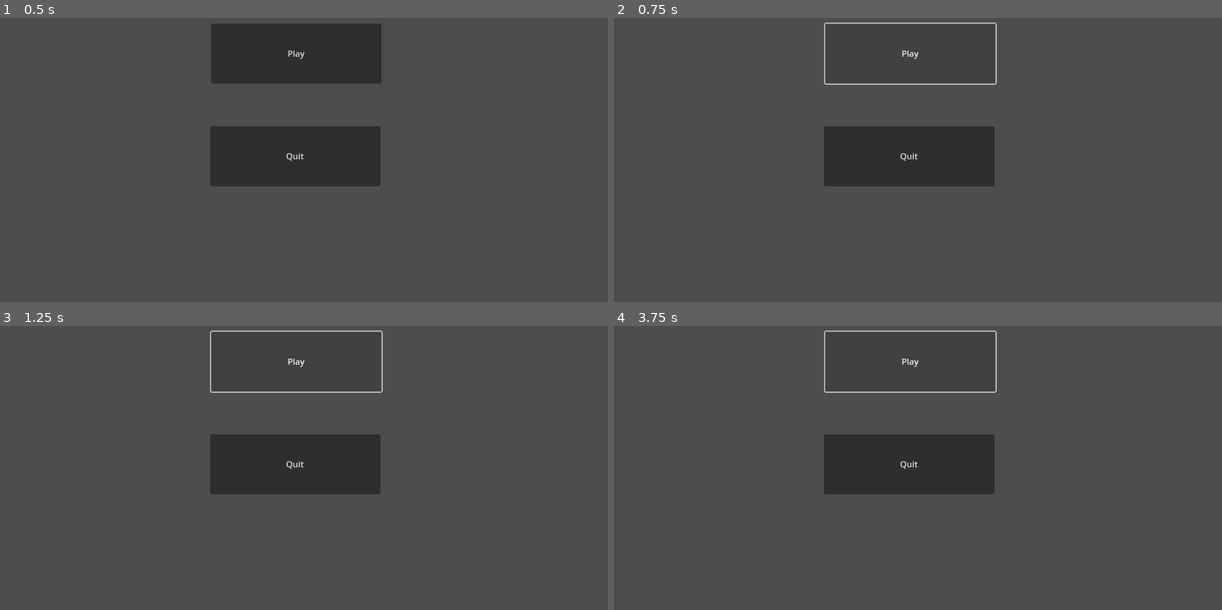
Above: before the commit, frames 1-4 (two rows, left to right).
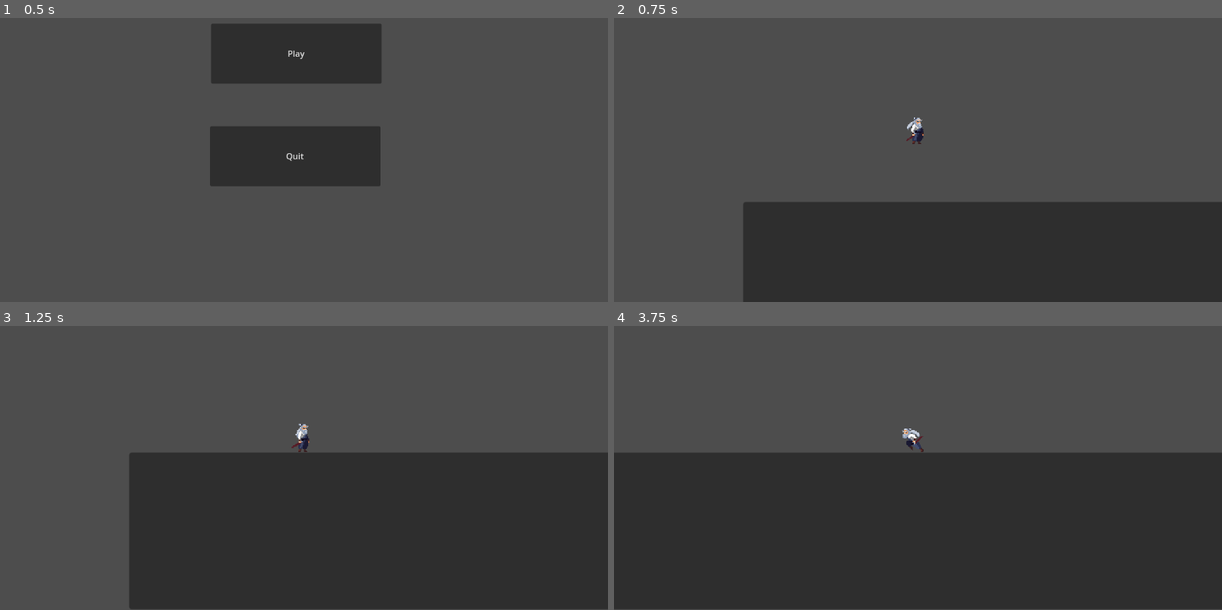
Above: after the commit, the same moments.

Repository: lukaszavadil1/AK8POGame
Game: Godot game, scene res://main.tscn
Two runs of this game, one before a commit and one after it. Both use one fixed random seed, a clock stepped at 60 frames per second and the inputs below.
Inputs (mouse positions are in pixels of both pictures, inside the frame that each line leads up to):
- Up to frame 1 (0.5 s): no input
- Up to frame 2 (0.75 s): click "Play" at 0.5 s
- Up to frame 3 (1.25 s): no input
- Up to frame 4 (3.75 s): click (911, 362) at 1.25 s, where only the run before the commit has a clickable "Play"; tap Enter (ui_accept) at 2, 2.1, 2.27, 2.57, 2.85, 3.02, 3.32, 3.6 s; hold Right (ui_right) 2.03-3.53 s; hold Left (ui_left) from 3.53 s (still down)

Frame 1 is identical in both runs. In frame 2, 34% of the frame differs, in the area x 21-100%, y 1-100%; in frame 3, 41%; in frame 4, 53%, in the area x 0-100%, y 1-100%.

Commit message:
Added samurai with basic movement animations + level one raw scene

Diff:
--- /dev/null
+++ b/src/Player/Player.tscn
@@ -0,0 +1,395 @@
+[gd_scene load_steps=49 format=3 uid="uid://cgvx2krfwaorl"]
+
+[ext_resource type="Texture2D" uid="uid://nx047m7lftk4" path="res://Samurai-assets/ATTACK 1.png" id="1_3qydi"]
+[ext_resource type="Script" uid="uid://c0rjavsjk7wcq" path="res://Player/player.gd" id="1_q3lat"]
+[ext_resource type="Texture2D" uid="uid://5uc03sgdgvrf" path="res://Samurai-assets/HURT.png" id="3_8g4oa"]
+[ext_resource type="Texture2D" uid="uid://dxb1s35l1rp7w" path="res://Samurai-assets/IDLE.png" id="4_6ysni"]
+[ext_resource type="Texture2D" uid="uid://3khdi6566bam" path="res://Samurai-assets/RUN.png" id="5_vlldt"]
+
+[sub_resource type="CapsuleShape2D" id="CapsuleShape2D_q3lat"]
+radius = 5.0
+height = 32.0
+
+[sub_resource type="AtlasTexture" id="AtlasTexture_tok1r"]
+atlas = ExtResource("1_3qydi")
+region = Rect2(0, 0, 96, 96)
+
+[sub_resource type="AtlasTexture" id="AtlasTexture_ddoul"]
+atlas = ExtResource("1_3qydi")
+region = Rect2(96, 0, 96, 96)
+
+[sub_resource type="AtlasTexture" id="AtlasTexture_8g4oa"]
+atlas = ExtResource("1_3qydi")
+region = Rect2(192, 0, 96, 96)
+
+[sub_resource type="AtlasTexture" id="AtlasTexture_6ysni"]
+atlas = ExtResource("1_3qydi")
+region = Rect2(288, 0, 96, 96)
+
+[sub_resource type="AtlasTexture" id="AtlasTexture_vlldt"]
+atlas = ExtResource("1_3qydi")
+region = Rect2(384, 0, 96, 96)
+
+[sub_resource type="AtlasTexture" id="AtlasTexture_s1rgi"]
+atlas = ExtResource("1_3qydi")
+region = Rect2(480, 0, 96, 96)
+
+[sub_resource type="AtlasTexture" id="AtlasTexture_j23h2"]
+atlas = ExtResource("1_3qydi")
+region = Rect2(576, 0, 96, 96)
+
+[sub_resource type="AtlasTexture" id="AtlasTexture_0j2ni"]
+atlas = ExtResource("3_8g4oa")
+region = Rect2(0, 0, 96, 96)
+
+[sub_resource type="AtlasTexture" id="AtlasTexture_v0k0e"]
+atlas = ExtResource("3_8g4oa")
+region = Rect2(96, 0, 96, 96)
+
+[sub_resource type="AtlasTexture" id="AtlasTexture_5wa8t"]
+atlas = ExtResource("3_8g4oa")
+region = Rect2(192, 0, 96, 96)
+
+[sub_resource type="AtlasTexture" id="AtlasTexture_p7tob"]
+atlas = ExtResource("3_8g4oa")
+region = Rect2(288, 0, 96, 96)
+
+[sub_resource type="AtlasTexture" id="AtlasTexture_dm7nj"]
+atlas = ExtResource("4_6ysni")
+region = Rect2(0, 0, 96, 96)
+
+[sub_resource type="AtlasTexture" id="AtlasTexture_3mea3"]
+atlas = ExtResource("4_6ysni")
+region = Rect2(96, 0, 96, 96)
+
+[sub_resource type="AtlasTexture" id="AtlasTexture_7v5gs"]
+atlas = ExtResource("4_6ysni")
+region = Rect2(192, 0, 96, 96)
+
+[sub_resource type="AtlasTexture" id="AtlasTexture_8sa4y"]
+atlas = ExtResource("4_6ysni")
+region = Rect2(288, 0, 96, 96)
+
+[sub_resource type="AtlasTexture" id="AtlasTexture_3nb2p"]
+atlas = ExtResource("4_6ysni")
+region = Rect2(384, 0, 96, 96)
+
+[sub_resource type="AtlasTexture" id="AtlasTexture_d7xyo"]
+atlas = ExtResource("4_6ysni")
+region = Rect2(480, 0, 96, 96)
+
+[sub_resource type="AtlasTexture" id="AtlasTexture_evw08"]
+atlas = ExtResource("4_6ysni")
+region = Rect2(576, 0, 96, 96)
+
+[sub_resource type="AtlasTexture" id="AtlasTexture_roy6y"]
+atlas = ExtResource("4_6ysni")
+region = Rect2(672, 0, 96, 96)
+
+[sub_resource type="AtlasTexture" id="AtlasTexture_u5tep"]
+atlas = ExtResource("4_6ysni")
+region = Rect2(768, 0, 96, 96)
+
+[sub_resource type="AtlasTexture" id="AtlasTexture_ps8ct"]
+atlas = ExtResource("4_6ysni")
+region = Rect2(864, 0, 96, 96)
+
+[sub_resource type="AtlasTexture" id="AtlasTexture_7uipr"]
+atlas = ExtResource("5_vlldt")
+region = Rect2(0, 0, 96, 96)
+
+[sub_resource type="AtlasTexture" id="AtlasTexture_yifbt"]
+atlas = ExtResource("5_vlldt")
+region = Rect2(96, 0, 96, 96)
+
+[sub_resource type="AtlasTexture" id="AtlasTexture_s0mko"]
+atlas = ExtResource("5_vlldt")
+region = Rect2(192, 0, 96, 96)
+
+[sub_resource type="AtlasTexture" id="AtlasTexture_hqjia"]
+atlas = ExtResource("5_vlldt")
+region = Rect2(288, 0, 96, 96)
+
+[sub_resource type="AtlasTexture" id="AtlasTexture_x70vp"]
+atlas = ExtResource("5_vlldt")
+region = Rect2(384, 0, 96, 96)
+
+[sub_resource type="AtlasTexture" id="AtlasTexture_wo5nf"]
+atlas = ExtResource("5_vlldt")
+region = Rect2(480, 0, 96, 96)
+
+[sub_resource type="AtlasTexture" id="AtlasTexture_croik"]
+atlas = ExtResource("5_vlldt")
+region = Rect2(576, 0, 96, 96)
+
+[sub_resource type="AtlasTexture" id="AtlasTexture_bgaaw"]
+atlas = ExtResource("5_vlldt")
+region = Rect2(672, 0, 96, 96)
+
+[sub_resource type="AtlasTexture" id="AtlasTexture_gv3fu"]
+atlas = ExtResource("5_vlldt")
+region = Rect2(768, 0, 96, 96)
+
+[sub_resource type="AtlasTexture" id="AtlasTexture_xu7fl"]
+atlas = ExtResource("5_vlldt")
+region = Rect2(864, 0, 96, 96)
+
+[sub_resource type="AtlasTexture" id="AtlasTexture_78fhc"]
+atlas = ExtResource("5_vlldt")
+region = Rect2(960, 0, 96, 96)
+
+[sub_resource type="AtlasTexture" id="AtlasTexture_4n5ed"]
+atlas = ExtResource("5_vlldt")
+region = Rect2(1056, 0, 96, 96)
+
+[sub_resource type="AtlasTexture" id="AtlasTexture_yf47d"]
+atlas = ExtResource("5_vlldt")
+region = Rect2(1152, 0, 96, 96)
+
+[sub_resource type="AtlasTexture" id="AtlasTexture_jvfa1"]
+atlas = ExtResource("5_vlldt")
+region = Rect2(1248, 0, 96, 96)
+
+[sub_resource type="AtlasTexture" id="AtlasTexture_ib3vm"]
+atlas = ExtResource("5_vlldt")
+region = Rect2(1344, 0, 96, 96)
+
+[sub_resource type="AtlasTexture" id="AtlasTexture_vtj8b"]
+atlas = ExtResource("5_vlldt")
+region = Rect2(1440, 0, 96, 96)
+
+[sub_resource type="SpriteFrames" id="SpriteFrames_0j2ni"]
+animations = [{
+"frames": [{
+"duration": 1.0,
+"texture": SubResource("AtlasTexture_tok1r")
+}, {
+"duration": 1.0,
+"texture": SubResource("AtlasTexture_ddoul")
+}, {
+"duration": 1.0,
+"texture": SubResource("AtlasTexture_8g4oa")
+}, {
+"duration": 1.0,
+"texture": SubResource("AtlasTexture_6ysni")
+}, {
+"duration": 1.0,
+"texture": SubResource("AtlasTexture_vlldt")
+}, {
+"duration": 1.0,
+"texture": SubResource("AtlasTexture_s1rgi")
+}, {
+"duration": 1.0,
+"texture": SubResource("AtlasTexture_j23h2")
+}],
+"loop": true,
+"name": &"Attack",
+"speed": 5.0
+}, {
+"frames": [{
+"duration": 1.0,
+"texture": SubResource("AtlasTexture_0j2ni")
+}, {
+"duration": 1.0,
+"texture": SubResource("AtlasTexture_v0k0e")
+}, {
+"duration": 1.0,
+"texture": SubResource("AtlasTexture_5wa8t")
+}, {
+"duration": 1.0,
+"texture": SubResource("AtlasTexture_p7tob")
+}],
+"loop": true,
+"name": &"Hurt",
+"speed": 5.0
+}, {
+"frames": [{
+"duration": 1.0,
+"texture": SubResource("AtlasTexture_dm7nj")
+}, {
+"duration": 1.0,
+"texture": SubResource("AtlasTexture_3mea3")
+}, {
+"duration": 1.0,
+"texture": SubResource("AtlasTexture_7v5gs")
+}, {
+"duration": 1.0,
+"texture": SubResource("AtlasTexture_8sa4y")
+}, {
+"duration": 1.0,
+"texture": SubResource("AtlasTexture_3nb2p")
+}, {
+"duration": 1.0,
+"texture": SubResource("AtlasTexture_d7xyo")
+}, {
+"duration": 1.0,
+"texture": SubResource("AtlasTexture_evw08")
+}, {
+"duration": 1.0,
+"texture": SubResource("AtlasTexture_roy6y")
+}, {
+"duration": 1.0,
+"texture": SubResource("AtlasTexture_u5tep")
+}, {
+"duration": 1.0,
+"texture": SubResource("AtlasTexture_ps8ct")
+}],
+"loop": true,
+"name": &"Idle",
+"speed": 5.0
+}, {
+"frames": [{
+"duration": 1.0,
+"texture": SubResource("AtlasTexture_7uipr")
+}, {
+"duration": 1.0,
+"texture": SubResource("AtlasTexture_yifbt")
+}, {
+"duration": 1.0,
+"texture": SubResource("AtlasTexture_s0mko")
+}, {
+"duration": 1.0,
+"texture": SubResource("AtlasTexture_hqjia")
+}, {
+"duration": 1.0,
+"texture": SubResource("AtlasTexture_x70vp")
+}, {
+"duration": 1.0,
+"texture": SubResource("AtlasTexture_wo5nf")
+}, {
+"duration": 1.0,
+"texture": SubResource("AtlasTexture_croik")
+}, {
+"duration": 1.0,
+"texture": SubResource("AtlasTexture_bgaaw")
+}, {
+"duration": 1.0,
+"texture": SubResource("AtlasTexture_gv3fu")
+}, {
+"duration": 1.0,
+"texture": SubResource("AtlasTexture_xu7fl")
+}, {
+"duration": 1.0,
+"texture": SubResource("AtlasTexture_78fhc")
+}, {
+"duration": 1.0,
+"texture": SubResource("AtlasTexture_4n5ed")
+}, {
+"duration": 1.0,
+"texture": SubResource("AtlasTexture_yf47d")
+}, {
+"duration": 1.0,
+"texture": SubResource("AtlasTexture_jvfa1")
+}, {
+"duration": 1.0,
+"texture": SubResource("AtlasTexture_ib3vm")
+}, {
+"duration": 1.0,
+"texture": SubResource("AtlasTexture_vtj8b")
+}],
+"loop": true,
+"name": &"Run",
+"speed": 5.0
+}]
+
+[sub_resource type="Animation" id="Animation_8g4oa"]
+resource_name = "Idle"
+length = 0.8
+loop_mode = 1
+tracks/0/type = "value"
+tracks/0/imported = false
+tracks/0/enabled = true
+tracks/0/path = NodePath("PlayerAnimatedSprite:frame")
+tracks/0/interp = 1
+tracks/0/loop_wrap = true
+tracks/0/keys = {
+"times": PackedFloat32Array(0, 0.1, 0.166667, 0.233333, 0.3, 0.366667, 0.433333, 0.5, 0.566667, 0.633333),
+"transitions": PackedFloat32Array(1, 1, 1, 1, 1, 1, 1, 1, 1, 1),
+"update": 1,
+"values": [0, 1, 2, 3, 4, 5, 6, 7, 8, 9]
+}
+tracks/1/type = "value"
+tracks/1/imported = false
+tracks/1/enabled = true
+tracks/1/path = NodePath("PlayerAnimatedSprite:animation")
+tracks/1/interp = 1
+tracks/1/loop_wrap = true
+tracks/1/keys = {
+"times": PackedFloat32Array(0),
+"transitions": PackedFloat32Array(1),
+"update": 1,
+"values": [&"Idle"]
+}
+
+[sub_resource type="Animation" id="Animation_6ysni"]
+length = 0.001
+tracks/0/type = "value"
+tracks/0/imported = false
+tracks/0/enabled = true
+tracks/0/path = NodePath("PlayerAnimatedSprite:frame")
+tracks/0/interp = 1
+tracks/0/loop_wrap = true
+tracks/0/keys = {
+"times": PackedFloat32Array(0),
+"transitions": PackedFloat32Array(1),
+"update": 0,
+"values": [1]
+}
+
+[sub_resource type="Animation" id="Animation_vlldt"]
+resource_name = "Run"
+length = 1.04
+loop_mode = 1
+tracks/0/type = "value"
+tracks/0/imported = false
+tracks/0/enabled = true
+tracks/0/path = NodePath("PlayerAnimatedSprite:animation")
+tracks/0/interp = 1
+tracks/0/loop_wrap = true
+tracks/0/keys = {
+"times": PackedFloat32Array(0),
+"transitions": PackedFloat32Array(1),
+"update": 1,
+"values": [&"Run"]
+}
+tracks/1/type = "value"
+tracks/1/imported = false
+tracks/1/enabled = true
+tracks/1/path = NodePath("PlayerAnimatedSprite:frame")
+tracks/1/interp = 1
+tracks/1/loop_wrap = true
+tracks/1/keys = {
+"times": PackedFloat32Array(0, 0.0666667, 0.133333, 0.2, 0.266667, 0.333333, 0.4, 0.466667, 0.533333, 0.6, 0.666667, 0.733333, 0.8, 0.866667, 0.933333, 1),
+"transitions": PackedFloat32Array(1, 1, 1, 1, 1, 1, 1, 1, 1, 1, 1, 1, 1, 1, 1, 1),
+"update": 1,
+"values": [0, 1, 2, 3, 4, 5, 6, 7, 8, 9, 10, 11, 12, 13, 14, 15]
+}
+
+[sub_resource type="AnimationLibrary" id="AnimationLibrary_vlldt"]
+_data = {
+&"Idle": SubResource("Animation_8g4oa"),
+&"RESET": SubResource("Animation_6ysni"),
+&"Run": SubResource("Animation_vlldt")
+}
+
+[node name="Player" type="CharacterBody2D"]
+script = ExtResource("1_q3lat")
+
+[node name="PlayerCollision" type="CollisionShape2D" parent="."]
+position = Vector2(-1, -1)
+shape = SubResource("CapsuleShape2D_q3lat")
+
+[node name="PlayerAnimatedSprite" type="AnimatedSprite2D" parent="."]
+position = Vector2(-2, -18)
+sprite_frames = SubResource("SpriteFrames_0j2ni")
+animation = &"Idle"
+frame = 1
+
+[node name="Camera2D" type="Camera2D" parent="."]
+zoom = Vector2(1.6, 1.6)
+
+[node name="PlayerAnimation" type="AnimationPlayer" parent="."]
+libraries = {
+&"": SubResource("AnimationLibrary_vlldt")
+}
+autoplay = "Idle"
--- /dev/null
+++ b/src/Player/player.gd
@@ -0,0 +1,32 @@
+extends CharacterBody2D
+
+
+const SPEED = 300.0
+const JUMP_VELOCITY = -400.0
+
+@onready var anim = get_node("PlayerAnimation")
+
+func _physics_process(delta: float) -> void:
+	# Add the gravity.
+	if not is_on_floor():
+		velocity += get_gravity() * delta
+
+	# Handle jump.
+	if Input.is_action_just_pressed("ui_accept") and is_on_floor():
+		velocity.y = JUMP_VELOCITY
+
+	# Get the input direction and handle the movement/deceleration.
+	# As good practice, you should replace UI actions with custom gameplay actions.
+	var direction := Input.get_axis("ui_left", "ui_right")
+	if direction == -1:
+		get_node("PlayerAnimatedSprite").flip_h = true
+	elif direction == 1:
+		get_node("PlayerAnimatedSprite").flip_h = false
+	if direction:
+		velocity.x = direction * SPEED
+		anim.play("Run")
+	else:
+		velocity.x = move_toward(velocity.x, 0, SPEED)
+		anim.play("Idle")
+
+	move_and_slide()
--- /dev/null
+++ b/src/level_1.tscn
@@ -0,0 +1,34 @@
+[gd_scene load_steps=4 format=3 uid="uid://bde7wamg83agw"]
+
+[ext_resource type="PackedScene" uid="uid://cgvx2krfwaorl" path="res://Player/Player.tscn" id="1_3hls8"]
+
+[sub_resource type="RectangleShape2D" id="RectangleShape2D_hbghi"]
+size = Vector2(1193.5, 184.5)
+
+[sub_resource type="RectangleShape2D" id="RectangleShape2D_3hls8"]
+size = Vector2(157.375, 343.25)
+
+[node name="Level1" type="Node2D"]
+
+[node name="Player" parent="." instance=ExtResource("1_3hls8")]
+position = Vector2(238, 187)
+
+[node name="StaticBody2D" type="StaticBody2D" parent="."]
+
+[node name="CollisionShape2D" type="CollisionShape2D" parent="StaticBody2D"]
+position = Vector2(580.25, 374.75)
+shape = SubResource("RectangleShape2D_hbghi")
+
+[node name="CollisionShape2D2" type="CollisionShape2D" parent="StaticBody2D"]
+position = Vector2(1215.31, 140.625)
+shape = SubResource("RectangleShape2D_3hls8")
+
+[node name="CollisionShape2D3" type="CollisionShape2D" parent="StaticBody2D"]
+position = Vector2(-51, 142)
+shape = SubResource("RectangleShape2D_3hls8")
+
+[node name="Panel" type="Panel" parent="."]
+offset_left = 31.0
+offset_top = 283.0
+offset_right = 1137.0
+offset_bottom = 469.0
--- a/src/main.gd
+++ b/src/main.gd
@@ -6,4 +6,4 @@
 
 
 func _on_play_button_pressed() -> void:
-	pass # TODO open next scene
+	get_tree().change_scene_to_file("res://level_1.tscn")
--- a/src/project.godot
+++ b/src/project.godot
@@ -17,4 +17,5 @@
 
 [rendering]
 
+textures/canvas_textures/default_texture_filter=0
 renderer/rendering_method="mobile"
Not shown, added: src/Player/player.gd.uid
Binary file added: src/Samurai-assets/ATTACK 1.png
Not shown, added: src/Samurai-assets/ATTACK 1.png.import
Binary file added: src/Samurai-assets/HURT.png
Not shown, added: src/Samurai-assets/HURT.png.import
Binary file added: src/Samurai-assets/IDLE.png
Not shown, added: src/Samurai-assets/IDLE.png.import
Binary file added: src/Samurai-assets/RUN.png
Not shown, added: src/Samurai-assets/RUN.png.import
